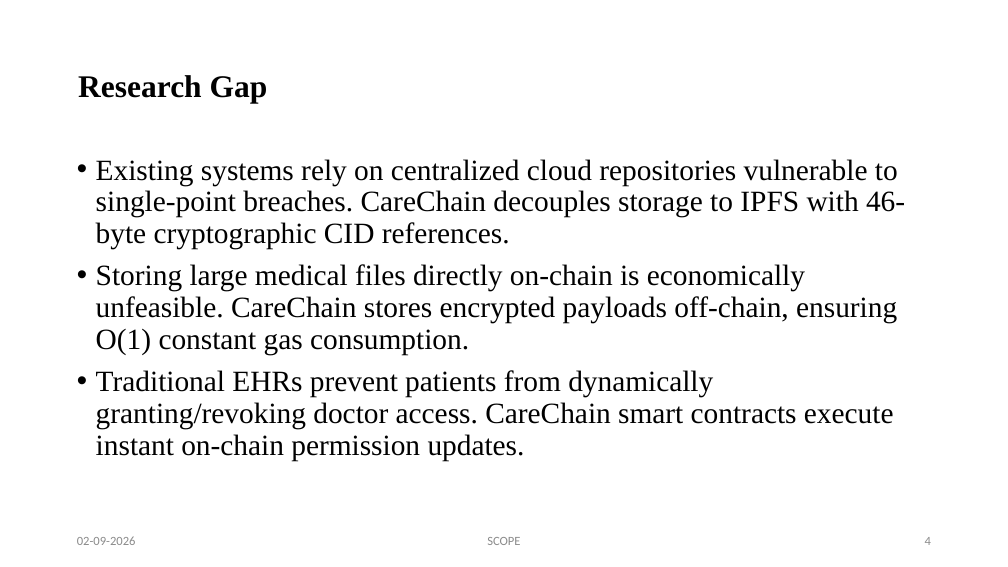
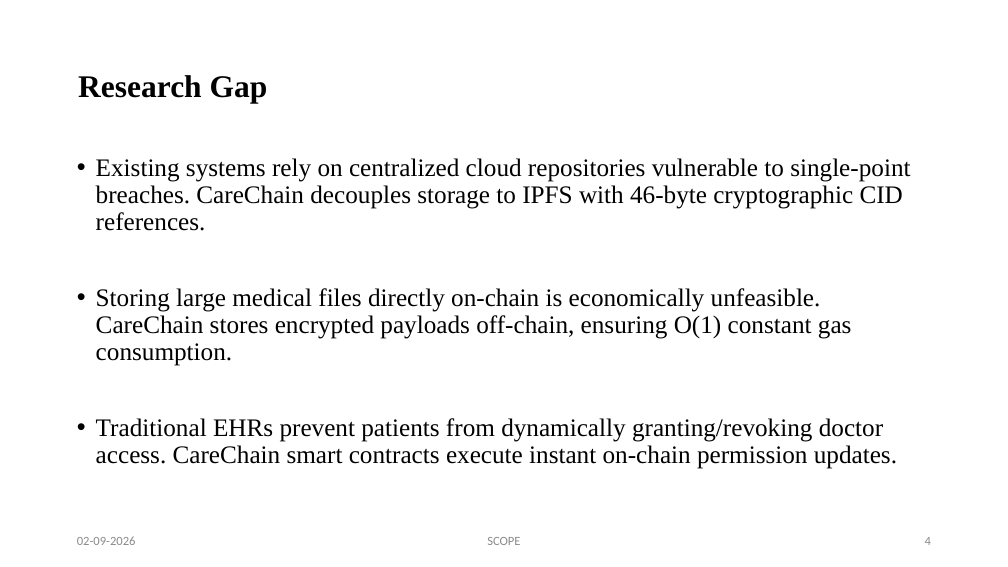
Before and after one commit to ashishanilsikaria/CareChain, a slide deck: slide 4 of docs/reviews/Review 2/Review 2.pptx. Drawn at 1008x567 pixels with LibreOffice and Linux fonts; fonts in the diff are those of the drawing. Boxes give left, top, right and bottom in pixels: in the first picture for what was removed or moved away, otherwise in the second. Text is boxed around its words. In the diff, an @@ line names an element or a change of style, - is before the commit and + after.

Commit message:
chore: migrate to Bun, Hardhat v3 ESM, React 19 and Tailwind 4
Replace npm lockfiles with bun.lock and switch scripts, Dockerfiles, and CI to Bun 1.4. Port Hardhat config, deploy scripts, and contract tests to ESM with hardhat-toolbox-mocha-ethers v3. Upgrade frontend to React 19, react-router 7, Tailwind 4 with .cjs configs. Sanitize Etherscan/JWT/Mongo placeholders in docs and config, ignore generated types/, and add Review 2 report deliverables.

```diff
--- a/docs/reviews/Review 2/Review 2.pptx
+++ b/docs/reviews/Review 2/Review 2.pptx
@@ text "Existing systems rely on centralized ..." at [96,158,910,469]: size 28 to 24 pt @@
```
Also in this commit, not shown: 4 other slides changed, 28 other files.
